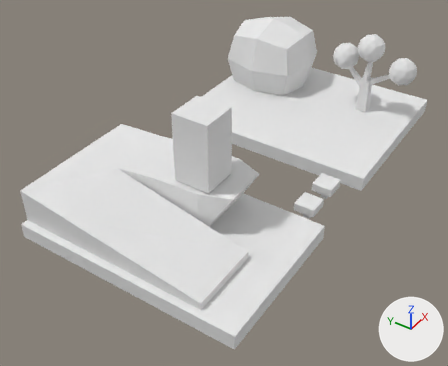
What one commit did to the Blender file res/mapa.blend.
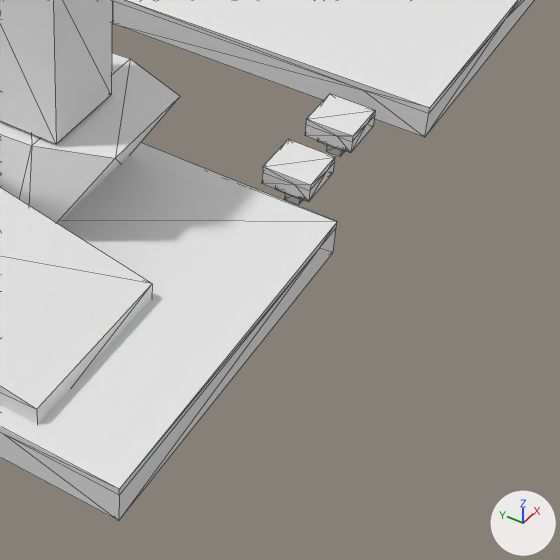
Each version appears first whole from a 50 mm lens placed at (-167.3, -86.5, 135.0), pointed at (-22.1, 10.0, 3.6), and next in a close-up on the part from 41% to 93% of the width and 37% to 100% of the height. Arrows for +X, +Y and +Z are at lower right; the lights stay in place. The close-ups show mesh edges as thin lines.
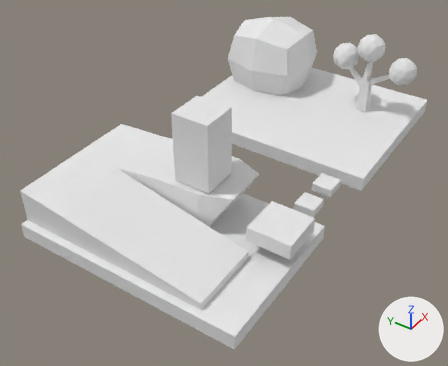
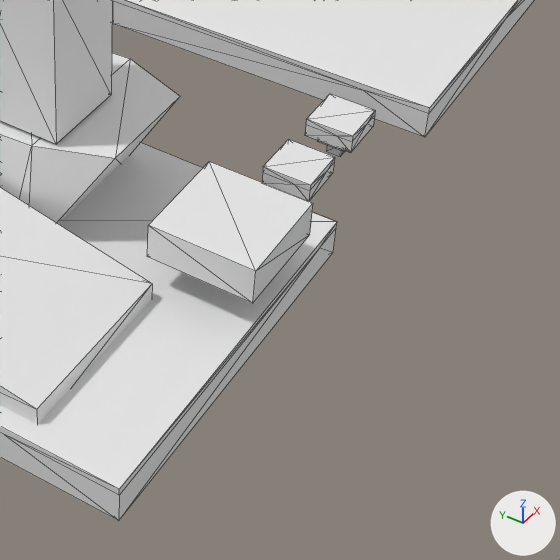
Changed parts and their boxes (x1, y1, x2, y2) in the close-ups (560 x 560 px):
part 1 of me_cube_005, added
    after: (147, 161, 313, 303)

What changed in the scene script:
```text
Change me_cube_005:
    where me_cube_005.from_pydata(...)  # 388 vertices, 587 faces; spans x -79.6..67.4, y -31.5..50.2, z -3.9..45.4
    used by ob_cube_003; location = (0.0, 0.0, 0.0)
    me_cube_005 part 1: a new loose piece, a box spanning x -51.6..-37.2, y -31.9..-17.4, z 12.6..17.7, in mat_material (white #e7e7e7)
```
